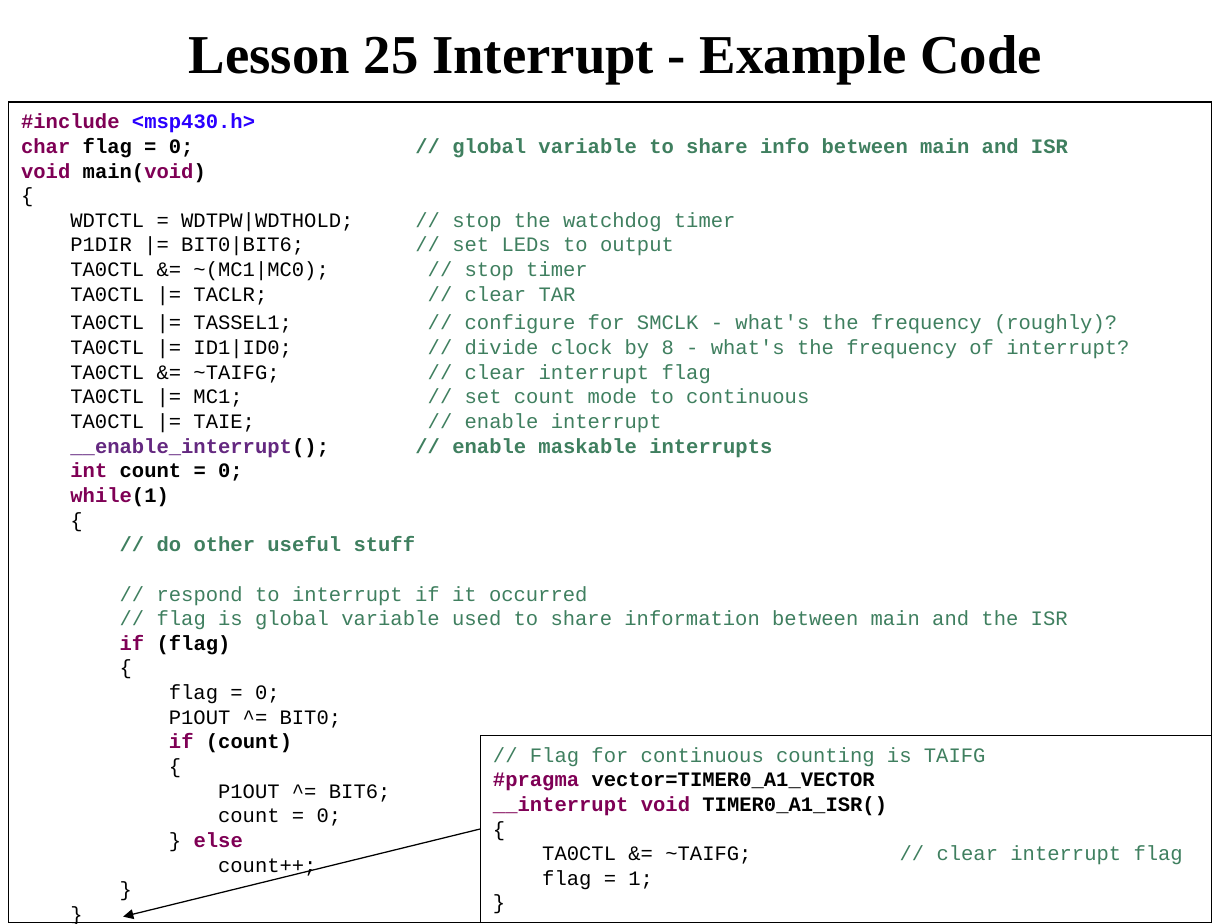
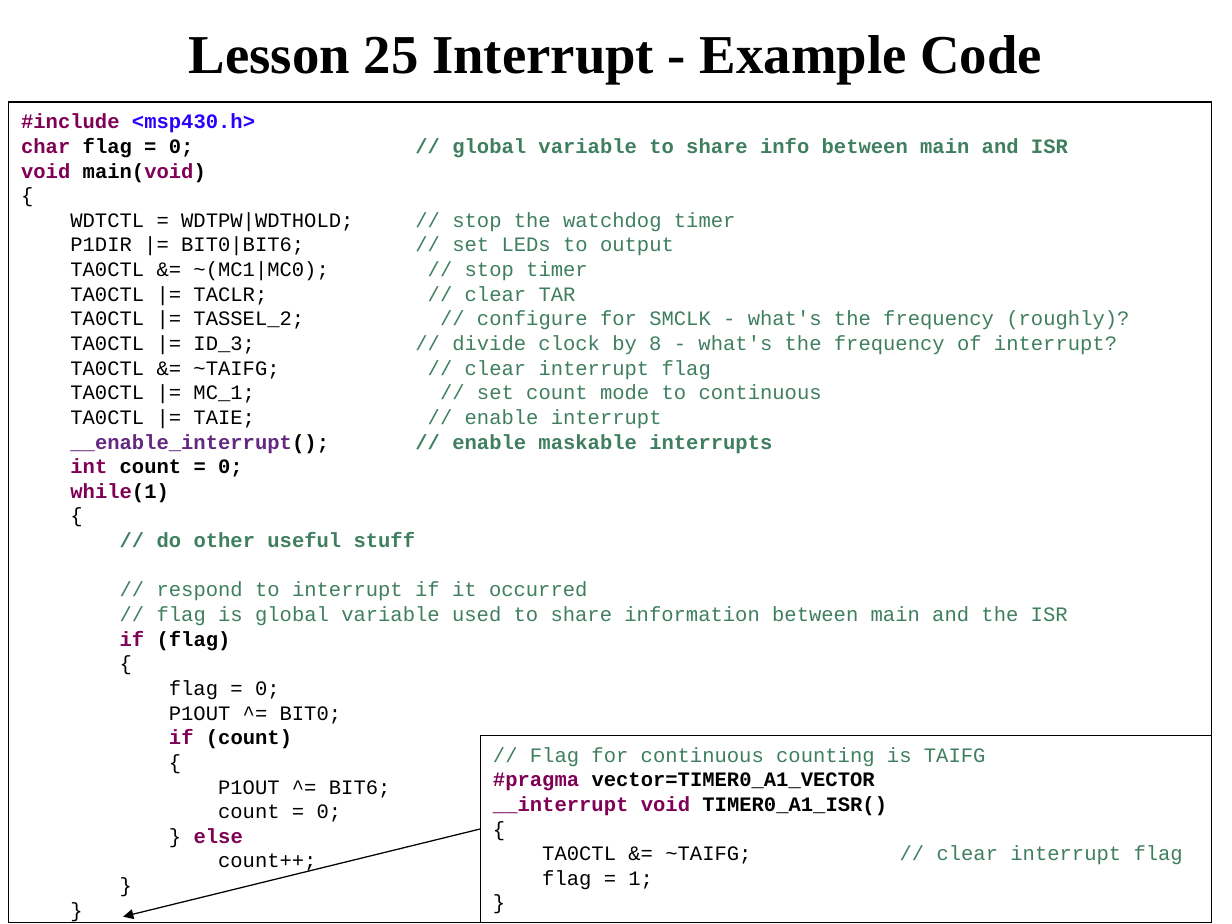
Before and after one commit to pw4rn3r/ECE382, a slide deck: slide 4 of notes/L26/Lsn26.pptx. Drawn at 1232x924 pixels with LibreOffice and Linux fonts; fonts in the diff are those of the drawing. Boxes give left, top, right and bottom in pixels: in the first picture for what was removed or moved away, otherwise in the second. Text is boxed around its words. In the diff, an @@ line names an element or a change of style, - is before the commit and + after.

Commit message:
Fixing image link on Lesson 32, and fixing the interrupt example code on Lesson 25.

```diff
--- a/notes/L26/Lsn26.pptx
+++ b/notes/L26/Lsn26.pptx
@@ text at (70, 311, 1129, 355): text changed @@
-TA0CTL |= TASSEL1; // configure for SMCLK - what's the frequency (roughly)?
-TA0CTL |= ID1|ID0; // divide clock by 8 - what's the frequency of interrupt?
+TA0CTL |= TASSEL_2; // configure for SMCLK - what's the frequency (roughly)?
+TA0CTL |= ID_3; // divide clock by 8 - what's the frequency of interrupt?
@@ text at (70, 385, 822, 403): text changed @@
-TA0CTL |= MC1; // set count mode to continuous
+TA0CTL |= MC_1; // set count mode to continuous
```
Also in this commit, not shown: 2 other files.
